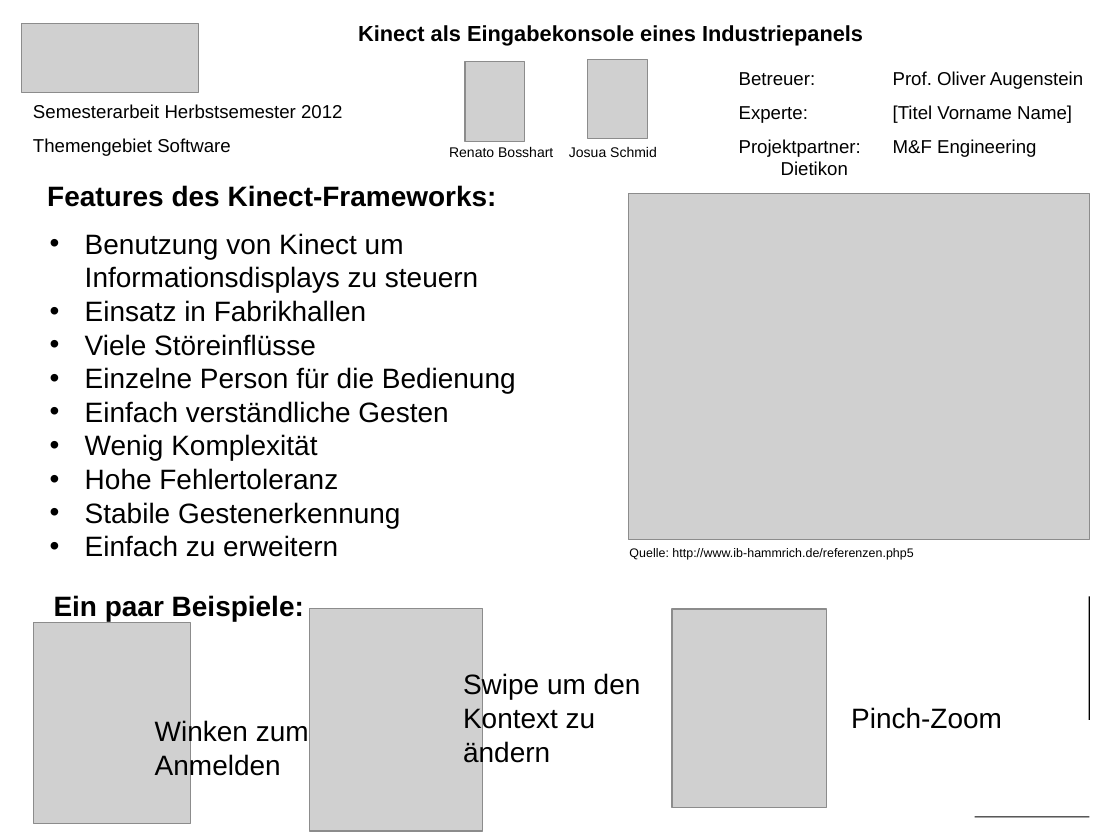
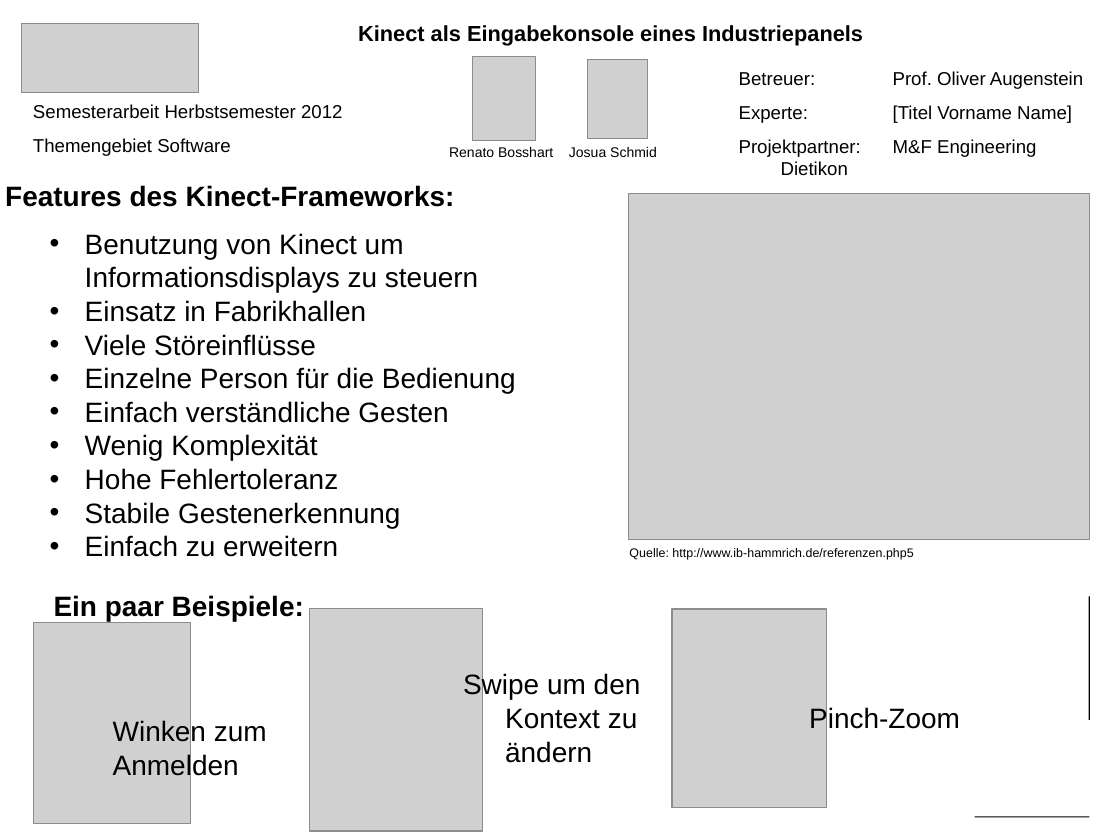
Before and after one commit to Zyklop/GestureDetector, a slide deck: slide 1 of Abgabe/Poster_deutsch.ppt. Drawn at 1120x840 pixels with LibreOffice and Linux fonts; fonts in the diff are those of the drawing; grey boxes stand for pictures. Boxes give left, top, right and bottom in pixels: in the first picture for what was removed or moved away, otherwise in the second. Text is boxed around its words. In the diff, an @@ line names an element or a change of style, - is before the commit and + after.

Commit message:
Poster Foto

```diff
--- a/Abgabe/Poster_deutsch.ppt
+++ b/Abgabe/Poster_deutsch.ppt
@@ picture: place and size @@
-picture at [465,62,524,141]
+picture at [473,56,535,140]
@@ text "Features des Kinect-Frameworks:": place and size @@
-text "Features des Kinect-Frameworks:" at [47,185,497,207]
+text "Features des Kinect-Frameworks:" at [5,185,455,207]
@@ text "Winken zum": place and size @@
-text "Winken zum" at [155,720,309,780]
+text "Winken zum" at [113,720,267,780]
@@ indent changed in 4 elements at [463,673,641,763], [5,185,455,207], [113,720,267,780], [809,706,960,733] @@
@@ text "Pinch-Zoom": place and size @@
-text "Pinch-Zoom" at [851,707,1002,729]
+text "Pinch-Zoom" at [809,706,960,733]
```
